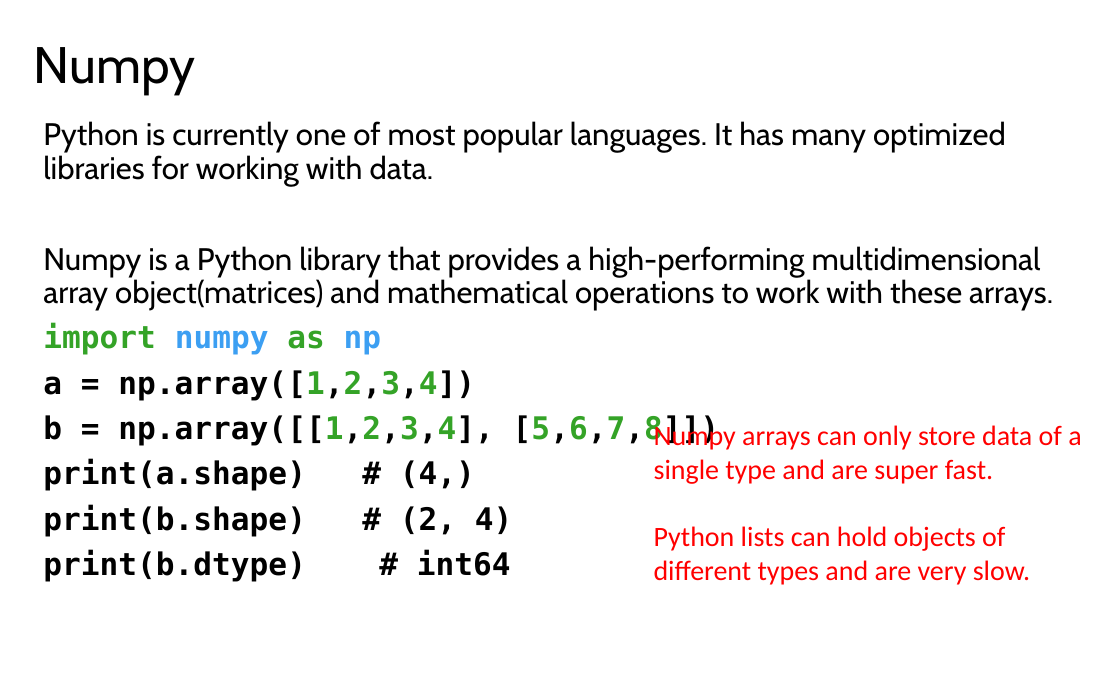
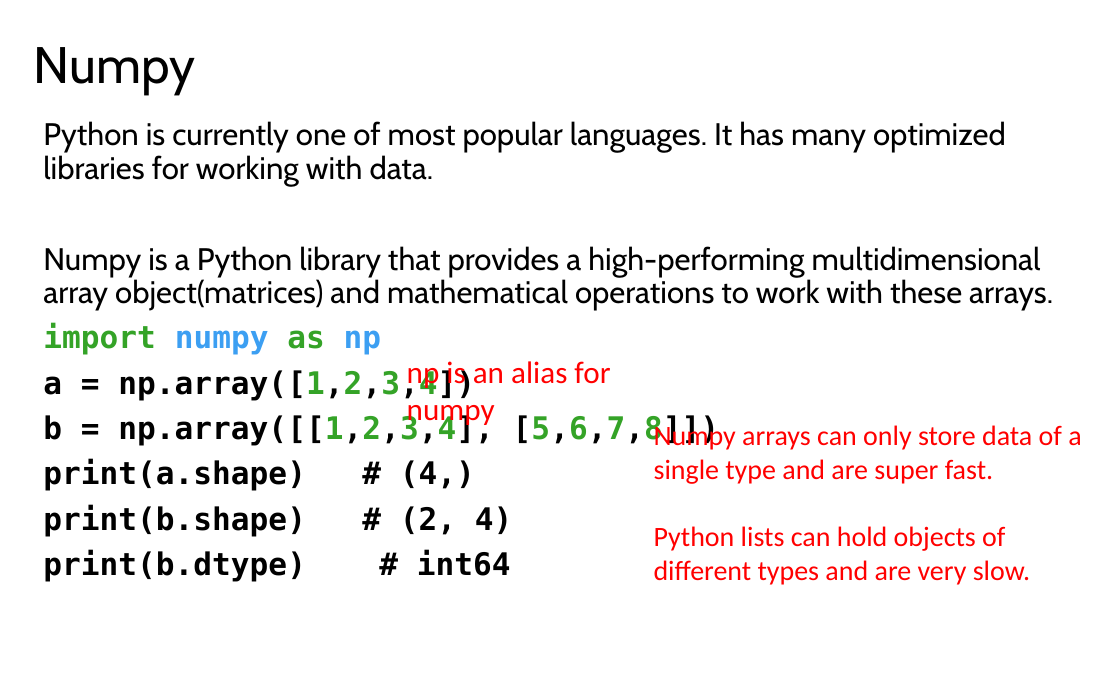
Before and after one commit to LongBaoNguyen/longbaonguyen.github.io, a slide deck: slide 17 of courses/apcsp/lect14.pptx (slide 15 before the commit). Drawn at 1120x700 pixels with LibreOffice and Linux fonts; fonts in the diff are those of the drawing. Boxes give left, top, right and bottom in pixels: in the first picture for what was removed or moved away, otherwise in the second. Text is boxed around its words. In the diff, an @@ line names an element or a change of style, - is before the commit and + after.

```diff
--- a/courses/apcsp/lect14.pptx
+++ b/courses/apcsp/lect14.pptx
@@ text added at [407,361,610,428], 20 pt, text #FF0000 @@
+np is an alias for numpy
```
Also in this commit, not shown: 2 other slides changed, 2 slides added, 22 other files.
